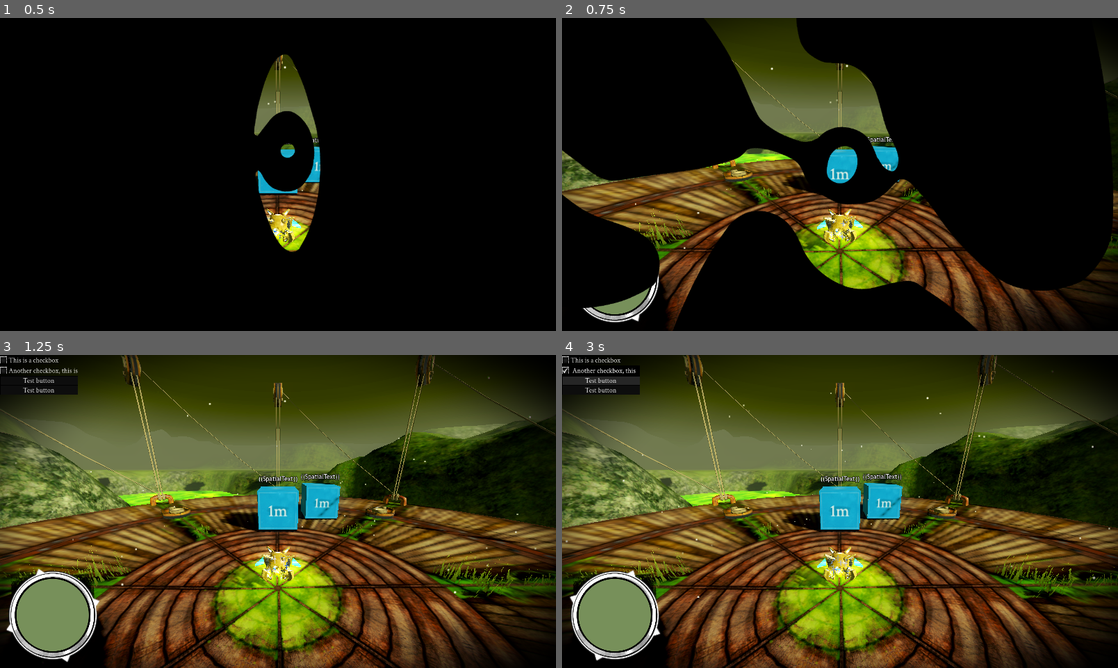
Above: before the commit, frames 1-4 (two rows, left to right).
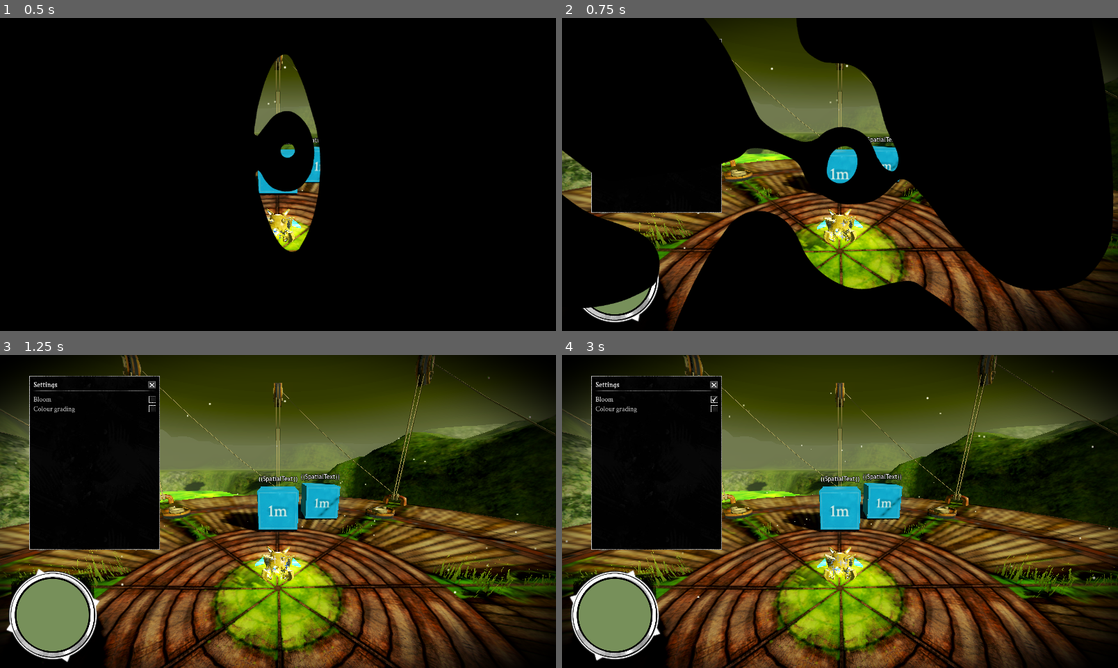
Above: after the commit, the same moments.

Repository: slyllama/dwelt
Game: Godot game, scene res://lib/shard/shard_loader/shard_loader.tscn
Same seed, same stepped clock (60 frames per second), same inputs: the game is played once before the commit and once after it.
Inputs (mouse positions are in pixels of both pictures, inside the frame that each line leads up to):
- Up to frame 1 (0.5 s): no input
- Up to frame 2 (0.75 s): click (600, 24) at 0.5 s, where only the run before the commit has a clickable "This is a checkbox"
- Up to frame 3 (1.25 s): no input
- Up to frame 4 (3 s): click (600, 370) at 1.25 s, where only the run before the commit has a clickable "Another checkbox, this is"; click (656, 398) at 2 s, where only the run after the commit has a clickable "Bloom"; click (600, 380) at 2.75 s, where only the run before the commit has a clickable "Test button"

Frame 1 is identical in both runs. In frame 2, 2.9% of the frame differs, in the area x 5-29%, y 6-63%; in frame 3, 13%; in frame 4, 13%, in the area x 0-29%, y 0-63%.

Commit message:
Set up settings pane
GUI fixes

Diff:
--- a/generic/dwelt_theme.tres
+++ b/generic/dwelt_theme.tres
@@ -51,11 +51,17 @@
 border_width_bottom = 1
 border_color = Color(0, 0, 0, 1)
 
-[sub_resource type="StyleBoxEmpty" id="StyleBoxEmpty_657oj"]
+[sub_resource type="StyleBoxEmpty" id="StyleBoxEmpty_gfn0m"]
 
 [sub_resource type="StyleBoxEmpty" id="StyleBoxEmpty_j1hk6"]
 
-[sub_resource type="StyleBoxEmpty" id="StyleBoxEmpty_gfn0m"]
+[sub_resource type="StyleBoxEmpty" id="StyleBoxEmpty_dvgo0"]
+
+[sub_resource type="StyleBoxEmpty" id="StyleBoxEmpty_6qjph"]
+
+[sub_resource type="StyleBoxEmpty" id="StyleBoxEmpty_p1wc6"]
+
+[sub_resource type="StyleBoxEmpty" id="StyleBoxEmpty_alr2b"]
 
 [resource]
 Button/colors/font_color = Color(0.875, 0.875, 0.875, 1)
@@ -65,8 +71,11 @@
 Button/styles/hover = SubResource("StyleBoxFlat_657oj")
 Button/styles/normal = SubResource("StyleBoxFlat_03ohn")
 Button/styles/pressed = SubResource("StyleBoxFlat_gfn0m")
-CheckBox/icons/checked = ExtResource("1_gfn0m")
-CheckBox/icons/unchecked = ExtResource("1_657oj")
-CheckBox/styles/focus = SubResource("StyleBoxEmpty_657oj")
-CheckBox/styles/hover = SubResource("StyleBoxEmpty_j1hk6")
-CheckBox/styles/normal = SubResource("StyleBoxEmpty_gfn0m")
+CheckButton/icons/checked = ExtResource("1_gfn0m")
+CheckButton/icons/unchecked = ExtResource("1_657oj")
+CheckButton/styles/disabled = SubResource("StyleBoxEmpty_gfn0m")
+CheckButton/styles/focus = SubResource("StyleBoxEmpty_j1hk6")
+CheckButton/styles/hover = SubResource("StyleBoxEmpty_dvgo0")
+CheckButton/styles/hover_pressed = SubResource("StyleBoxEmpty_6qjph")
+CheckButton/styles/normal = SubResource("StyleBoxEmpty_p1wc6")
+CheckButton/styles/pressed = SubResource("StyleBoxEmpty_alr2b")
--- a/lib/player/scripts/cursor_cast.gd
+++ b/lib/player/scripts/cursor_cast.gd
@@ -5,6 +5,7 @@
 @onready var camera: Camera3D = get_parent()
 
 var current_collider: CollisionObject3D
+var last_click_in_ui := false
 
 func handle_mouse_raycast() -> void:
 	var mouse_pos := get_viewport().get_mouse_position()
@@ -22,9 +23,15 @@
 
 # Only perform when a valid input event is happening
 func _input(event: InputEvent) -> void:
-	if !Input.mouse_mode == Input.MOUSE_MODE_VISIBLE: return
+	if !Input.mouse_mode == Input.MOUSE_MODE_VISIBLE: return # don't check during panning events
 	if event is InputEventMouseMotion:
 		handle_mouse_raycast()
+
+	if Input.is_action_just_pressed("left_click"):
+		last_click_in_ui = false
+		if get_window().gui_get_hovered_control():
+			last_click_in_ui = true
 	if Input.is_action_just_released("left_click"):
-		Utils.pdebug(str(current_collider))
-		Dwelt.clicked_collision_object.emit(current_collider)
+		if !last_click_in_ui:
+			Utils.pdebug(str(current_collider))
+			Dwelt.clicked_collision_object.emit(current_collider)
--- a/lib/player/scripts/input_handler.gd
+++ b/lib/player/scripts/input_handler.gd
@@ -46,6 +46,6 @@
 	if _last_z_input.size() > 0:
 		_dir.z = _last_z_input[0]
 	else: _dir.z = 0
-	if !get_window().gui_get_focus_owner():
+	if !get_window().gui_get_focus_owner() is LineEdit:
 		direction = _dir.normalized()
 	else: direction = Vector3.ZERO
--- a/lib/player/scripts/orbit.gd
+++ b/lib/player/scripts/orbit.gd
@@ -29,28 +29,24 @@
 	$Camera.top_level = true
 
 func _input(event: InputEvent) -> void:
-	if (Input.is_action_just_pressed("left_click")
-		and !get_window().gui_get_hovered_control()):
-		_last_click_position = get_window().get_mouse_position()
-		_eligible_to_capture = true
+	if Input.is_action_just_pressed("left_click"):
+		if !get_window().gui_get_hovered_control():
+			_last_click_position = get_window().get_mouse_position()
+			_eligible_to_capture = true
+		else: _eligible_to_capture = false # this needs to be checked/reset on every click
 	if Input.is_action_just_released("left_click"):
-		# Wait a frame before releasing the pan, so that CursorCast etc can
-		# determine whether the player is clicking without dragging. However,
-		# if a GUI control has been selected, then mode switching needs to
-		# happen instantly to prevent an unwanted mouse warp.
-		if get_window().gui_get_focus_owner():
-			await get_tree().process_frame
 		_release()
 
 	if (event is InputEventMouseMotion
 		and Input.mouse_mode == Input.MOUSE_MODE_CAPTURED):
 		_event_relative = event.relative * view_sensitivity
 
-	# Handle zoom
-	if Input.is_action_just_pressed("zoom_in"):
-		view_length -= zoom_increment
-	if Input.is_action_just_pressed("zoom_out"):
-		view_length += zoom_increment
+	# Handle zoom (if a GUI element isn't being hovered)
+	if !get_window().gui_get_hovered_control():
+		if Input.is_action_just_pressed("zoom_in"):
+			view_length -= zoom_increment
+		if Input.is_action_just_pressed("zoom_out"):
+			view_length += zoom_increment
 
 func _physics_process(_delta: float) -> void:
 	var _last_event_relative := _event_relative
--- /dev/null
+++ b/lib/settings/settings_pane/settings_pane.tscn
@@ -0,0 +1,36 @@
+[gd_scene format=3 uid="uid://0250edkj4l4t"]
+
+[ext_resource type="PackedScene" uid="uid://cwyl8l4fhu6gj" path="res://lib/ui/ui_pane/ui_pane.tscn" id="1_1mlct"]
+[ext_resource type="Theme" uid="uid://dtm5ac15yopp2" path="res://generic/dwelt_theme.tres" id="2_l5xdt"]
+
+[node name="SettingsPane" unique_id=1181014453 instance=ExtResource("1_1mlct")]
+title = "Settings"
+
+[node name="Title" parent="Box/Header" parent_id_path=PackedInt32Array(169153113) index="0" unique_id=411912598]
+text = "Settings"
+
+[node name="Pad" type="ColorRect" parent="Box" parent_id_path=PackedInt32Array(1241117236) index="2" unique_id=1551153604]
+custom_minimum_size = Vector2(0, 8)
+layout_mode = 2
+color = Color(1, 1, 1, 0)
+
+[node name="Scroll" type="ScrollContainer" parent="Box" parent_id_path=PackedInt32Array(1241117236) index="3" unique_id=885632349]
+layout_mode = 2
+size_flags_vertical = 3
+
+[node name="ScrollBox" type="VBoxContainer" parent="Box/Scroll" index="0" unique_id=956486370]
+layout_mode = 2
+size_flags_horizontal = 3
+theme_override_constants/separation = 0
+
+[node name="Bloom" type="CheckButton" parent="Box/Scroll/ScrollBox" index="0" unique_id=2064374269]
+layout_mode = 2
+size_flags_vertical = 0
+theme = ExtResource("2_l5xdt")
+text = "Bloom"
+
+[node name="ColourGrading" type="CheckButton" parent="Box/Scroll/ScrollBox" index="1" unique_id=909477241]
+layout_mode = 2
+size_flags_vertical = 0
+theme = ExtResource("2_l5xdt")
+text = "Colour grading"
--- a/lib/ui/hud/hud.tscn
+++ b/lib/ui/hud/hud.tscn
@@ -9,6 +9,7 @@
 [ext_resource type="PackedScene" uid="uid://dxs2xqg1tx0jl" path="res://lib/ui/hud/debug_input/debug_input.tscn" id="7_r2k48"]
 [ext_resource type="PackedScene" uid="uid://buo63yit41d8w" path="res://lib/ui/hud/eye_anim/eye_anim.tscn" id="7_tpybq"]
 [ext_resource type="PackedScene" uid="uid://b5fa5b6y5yf6n" path="res://lib/ui/avatar_plate/avatar_plate.tscn" id="10_l7ms4"]
+[ext_resource type="PackedScene" uid="uid://0250edkj4l4t" path="res://lib/settings/settings_pane/settings_pane.tscn" id="10_pxgdb"]
 
 [node name="HUD" type="CanvasLayer" unique_id=717398159]
 script = ExtResource("1_3pj68")
@@ -44,6 +45,19 @@
 
 [node name="UIPaneManager" parent="." unique_id=888113672 instance=ExtResource("4_r2k48")]
 layer = 1
+
+[node name="SettingsPane" parent="UIPaneManager" unique_id=1181014453 instance=ExtResource("10_pxgdb")]
+anchors_preset = 8
+anchor_left = 0.5
+anchor_top = 0.5
+anchor_right = 0.5
+anchor_bottom = 0.5
+offset_left = -572.0
+offset_top = -312.0
+offset_right = -272.0
+offset_bottom = 88.0
+grow_horizontal = 2
+grow_vertical = 2
 
 [node name="Override" type="CanvasLayer" parent="." unique_id=1195063702]
 layer = 99
@@ -84,24 +98,3 @@
 offset_bottom = 180.0
 mouse_filter = 0
 frame_duration = 0.035
-
-[node name="TextBox" type="VBoxContainer" parent="." unique_id=1550898652]
-offset_right = 40.0
-offset_bottom = 40.0
-theme_override_constants/separation = 0
-
-[node name="CheckBox" type="CheckBox" parent="TextBox" unique_id=1507489015]
-layout_mode = 2
-text = "This is a checkbox"
-
-[node name="CheckBox2" type="CheckBox" parent="TextBox" unique_id=327010868]
-layout_mode = 2
-text = "Another checkbox, this is"
-
-[node name="Button" type="Button" parent="TextBox" unique_id=608406040]
-layout_mode = 2
-text = "Test button"
-
-[node name="Button2" type="Button" parent="TextBox" unique_id=806779840]
-layout_mode = 2
-text = "Test button"
